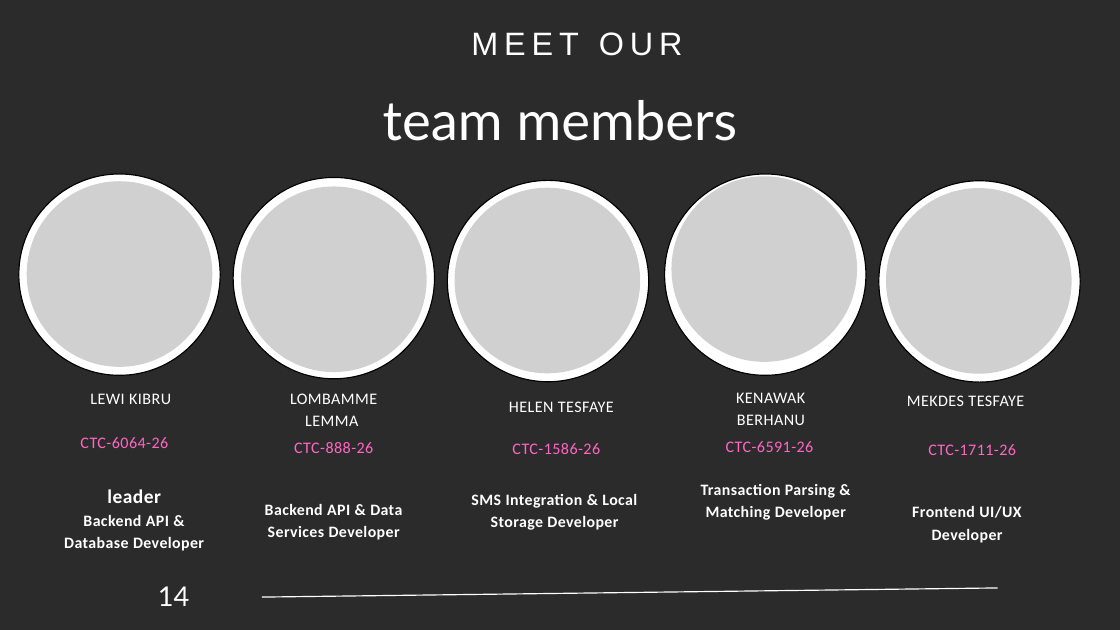
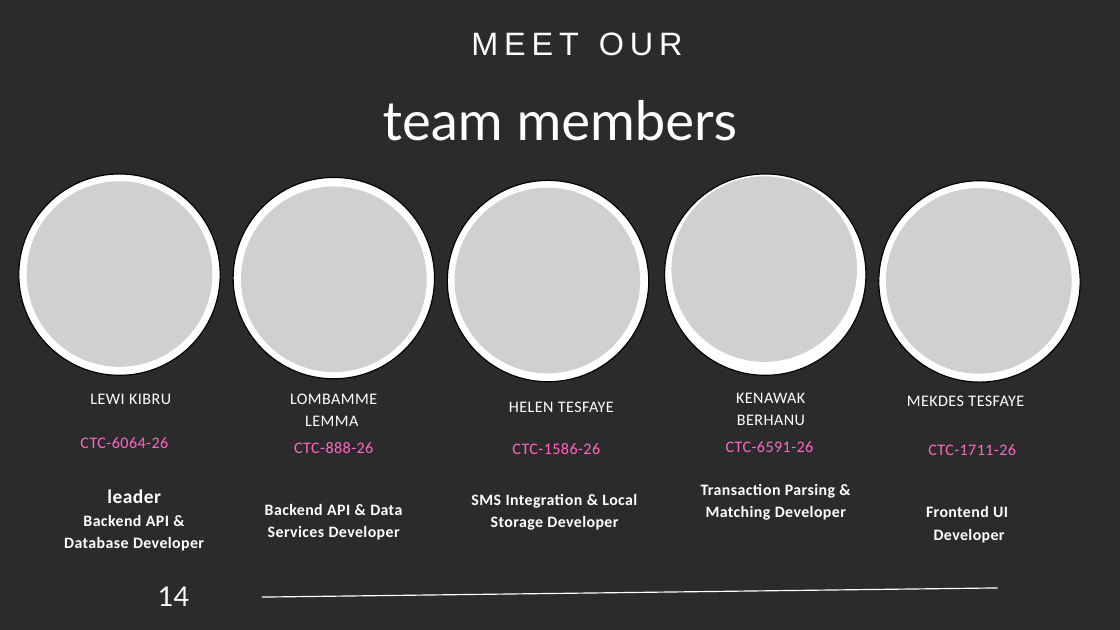
Before and after one commit to LuccianCross/MEKENET, a slide deck: slide 16 of docs/መቀነት (Mekenet).pptx. Drawn at 1120x630 pixels with LibreOffice and Linux fonts; fonts in the diff are those of the drawing; grey boxes stand for pictures; background and template pictures are left out; a plain dark background stands for a picture behind light text. Boxes give left, top, right and bottom in pixels: in the first picture for what was removed or moved away, otherwise in the second. Text is boxed around its words. In the diff, an @@ line names an element or a change of style, - is before the commit and + after.

Commit message:
Update Mekenet presentation

```diff
--- a/docs/መቀነት (Mekenet).pptx
+++ b/docs/መቀነት (Mekenet).pptx
@@ text at (x1=926, y1=506, x2=1008, y2=543): text changed @@
-Frontend UI/UX Developer
+Frontend UI
+Developer
```
